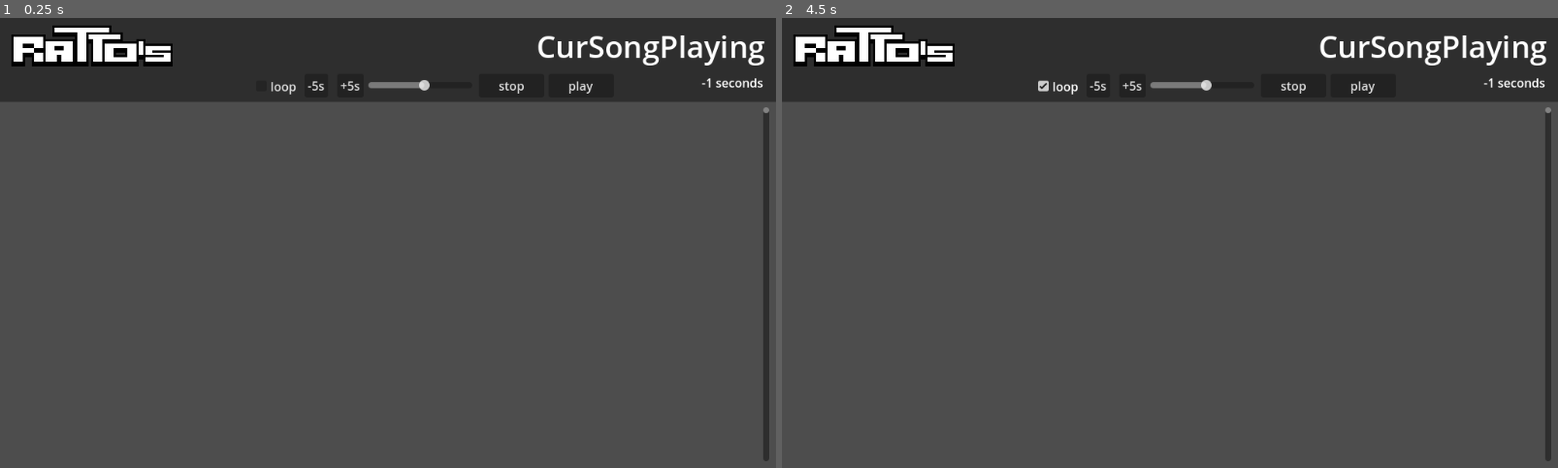
Above: before the commit, frames 1-2 (left to right).
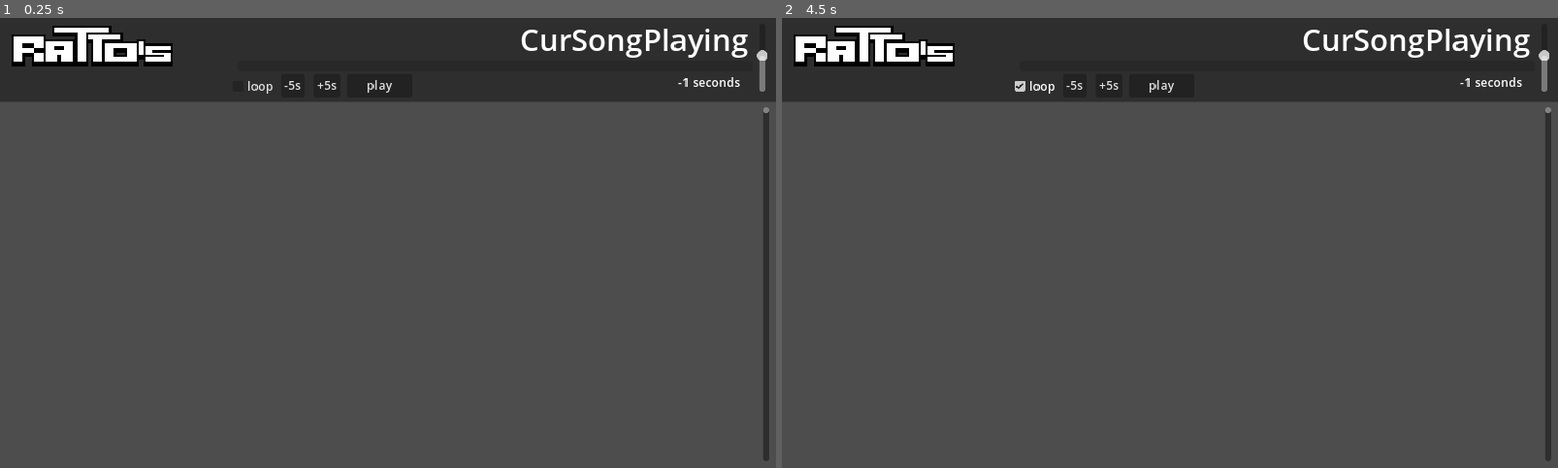
Above: after the commit, the same moments.

Repository: selar-owo/MouseTrap
Game: Godot game, scene res://scenes/main.tscn
The game is run twice, just before and just after one commit, with the same random seed, the same clock (stepped at 60 frames per second) and the same inputs. Sound files missing from this copy of the repository are replaced by a short silence.
Inputs (mouse positions are in pixels of both pictures, inside the frame that each line leads up to):
- Up to frame 1 (0.25 s): no input
- Up to frame 2 (4.5 s): click (1294, 85) at 0.5 s, where only the run before the commit has a clickable "stop"; click "play" at 1.25 s; click "play" at 2 s; click "+5s" at 2.75 s; click "-5s" at 3.5 s; click "loop" at 4.25 s

The runs differ from the first frame. In frame 1, 1.7% of the frame differs, in the area x 1-99%, y 2-18%; in frame 2, 1.7%.

Commit message:
this really is an unstable v0.1.0 moment
changed a bit of the ui and like also added progress bar and also changed the timer thing

Diff:
--- a/project.godot
+++ b/project.godot
@@ -18,11 +18,13 @@
 [autoload]
 
 FindSongs="*res://scripts/find_songs.gd"
+Globals="*res://scripts/Globals.gd"
 
 [display]
 
 window/size/viewport_width=1024
 window/size/viewport_height=600
+window/stretch/mode="canvas_items"
 
 [rendering]
 
--- a/scenes/main.tscn
+++ b/scenes/main.tscn
@@ -59,9 +59,9 @@
 anchors_preset = 1
 anchor_left = 1.0
 anchor_right = 1.0
-offset_left = -234.0
-offset_top = 108.0
-offset_right = -39.0
+offset_left = -265.0
+offset_top = 108.0
+offset_right = -70.0
 offset_bottom = 134.0
 grow_horizontal = 0
 text = "123s / 400s"
@@ -73,37 +73,39 @@
 anchors_preset = 1
 anchor_left = 1.0
 anchor_right = 1.0
-offset_left = -323.0
-offset_top = 108.0
-offset_right = -237.0
+offset_left = -589.0
+offset_top = 108.0
+offset_right = -503.0
+offset_bottom = 139.0
+grow_horizontal = 0
+focus_mode = 0
+text = "play"
+
+[node name="Stop" type="Button" parent="LilLine"]
+visible = false
+layout_mode = 1
+anchors_preset = 1
+anchor_left = 1.0
+anchor_right = 1.0
+offset_left = -589.0
+offset_top = 108.0
+offset_right = -503.0
+offset_bottom = 139.0
+grow_horizontal = 0
+focus_mode = 0
+text = "stop"
+
+[node name="Volume" type="VSlider" parent="LilLine"]
+layout_mode = 1
+anchors_preset = 1
+anchor_left = 1.0
+anchor_right = 1.0
+offset_left = -49.0
+offset_top = 42.0
+offset_right = -33.0
 offset_bottom = 133.0
 grow_horizontal = 0
 focus_mode = 0
-text = "play"
-
-[node name="Stop" type="Button" parent="LilLine"]
-layout_mode = 1
-anchors_preset = 1
-anchor_left = 1.0
-anchor_right = 1.0
-offset_left = -415.0
-offset_top = 108.0
-offset_right = -329.0
-offset_bottom = 139.0
-grow_horizontal = 0
-focus_mode = 0
-text = "stop"
-
-[node name="Volume" type="HSlider" parent="LilLine"]
-layout_mode = 1
-anchors_preset = 1
-anchor_left = 1.0
-anchor_right = 1.0
-offset_left = -561.0
-offset_top = 115.0
-offset_right = -424.0
-offset_bottom = 131.0
-grow_horizontal = 0
 min_value = -50.0
 max_value = 5.0
 value = -20.0
@@ -113,9 +115,9 @@
 anchors_preset = 1
 anchor_left = 1.0
 anchor_right = 1.0
-offset_left = -602.0
-offset_top = 108.0
-offset_right = -567.0
+offset_left = -633.0
+offset_top = 108.0
+offset_right = -598.0
 offset_bottom = 139.0
 grow_horizontal = 0
 focus_mode = 0
@@ -126,9 +128,9 @@
 anchors_preset = 1
 anchor_left = 1.0
 anchor_right = 1.0
-offset_left = -645.0
-offset_top = 108.0
-offset_right = -614.0
+offset_left = -676.0
+offset_top = 108.0
+offset_right = -645.0
 offset_bottom = 139.0
 grow_horizontal = 0
 focus_mode = 0
@@ -139,23 +141,32 @@
 anchors_preset = 1
 anchor_left = 1.0
 anchor_right = 1.0
-offset_left = -714.0
+offset_left = -745.0
 offset_top = 109.0
-offset_right = -652.0
+offset_right = -683.0
 offset_bottom = 140.0
 grow_horizontal = 0
 focus_mode = 0
 text = "loop"
 
+[node name="Progress" type="ProgressBar" parent="LilLine"]
+layout_mode = 0
+offset_left = 337.0
+offset_top = 91.0
+offset_right = 1695.0
+offset_bottom = 118.0
+scale = Vector2(0.5, 0.5)
+show_percentage = false
+
 [node name="CurSongPlaying" type="Label" parent="."]
 layout_mode = 1
 anchors_preset = 1
 anchor_left = 1.0
 anchor_right = 1.0
-offset_left = -775.0
-offset_top = 15.0
-offset_right = -15.0
-offset_bottom = 73.0
+offset_left = -796.0
+offset_top = 5.0
+offset_right = -36.0
+offset_bottom = 63.0
 grow_horizontal = 0
 text = "CurSongPlaying"
 label_settings = SubResource("LabelSettings_ecqaw")
@@ -176,14 +187,14 @@
 offset_top = 123.0
 offset_right = 1015.0
 offset_bottom = 591.0
-max_value = 1000.0
+max_value = 6000.0
 
 [node name="SongAudio" type="AudioStreamPlayer" parent="."]
 stream = ExtResource("4_sfbnh")
 bus = &"Songs"
 
-[connection signal="button_up" from="LilLine/Play" to="." method="_on_play_button_up"]
-[connection signal="button_up" from="LilLine/Stop" to="." method="_on_play_2_button_up"]
+[connection signal="button_down" from="LilLine/Play" to="." method="_on_play_button_down"]
+[connection signal="button_down" from="LilLine/Stop" to="." method="_on_stop_button_down"]
 [connection signal="value_changed" from="LilLine/Volume" to="." method="_on_volume_value_changed"]
 [connection signal="button_up" from="LilLine/PlusTen" to="." method="_on_plus_ten_button_up"]
 [connection signal="button_up" from="LilLine/MinusTen" to="." method="_on_minus_ten_button_up"]
--- /dev/null
+++ b/scripts/Globals.gd
@@ -0,0 +1,9 @@
+extends Node
+
+func seconds2hhmmss(total_seconds: float) -> String:
+	#total_seconds = 12345
+	var seconds:float = fmod(total_seconds , 60.0)
+	var minutes:int   =  int(total_seconds / 60.0) % 60
+	var hours:  int   =  int(total_seconds / 3600.0)
+	var hhmmss_string:String = "%02d:%02d:%05.2f" % [hours, minutes, seconds]
+	return hhmmss_string
--- a/scripts/main.gd
+++ b/scripts/main.gd
@@ -7,11 +7,14 @@
 @onready var duration_label = $LilLine/Duration
 @onready var volume = $LilLine/Volume
 @onready var loop = $LilLine/Loop
+@onready var play = $LilLine/Play
+@onready var stop = $LilLine/Stop
+@onready var progress = $LilLine/Progress
 var prev_scroll_value
 
 var all_songs:Array
 var song_selected
-var last_song_pos := 0
+var last_song_pos := 0.0
 
 func _ready():
 	prev_scroll_value = v_scroll_bar.value
@@ -22,9 +25,17 @@
 func _process(delta):
 	if song_selected != null:
 		if song_audio.playing:
-			duration_label.text = str(round(song_audio.get_playback_position()),"s/",round(song_audio.stream.get_length()),"s")
+			duration_label.text = str(Globals.seconds2hhmmss(song_audio.get_playback_position())," / ",Globals.seconds2hhmmss(song_audio.stream.get_length()))
 		else:
-			duration_label.text = str(round(last_song_pos),"s/",round(song_audio.stream.get_length()),"s")
+			duration_label.text = str(Globals.seconds2hhmmss(last_song_pos)," / ",Globals.seconds2hhmmss(song_audio.stream.get_length()))
+
+		play.visible = !song_audio.playing
+		stop.visible = song_audio.playing
+		progress.max_value = song_audio.stream.get_length()
+		if song_audio.playing:
+			progress.value = song_audio.get_playback_position()
+		elif !song_audio.playing:
+			progress.value = last_song_pos
 
 func change_song_selected(song):
 	if song != null:
@@ -47,7 +58,6 @@
 		var button := preload("res://scenes/song.tscn").instantiate()
 		button.song_name = FindSongs.load_cfg(i,"name")
 		button.id = FindSongs.load_cfg(i,"id")
-		button.song_length = FindSongs.load_cfg(i,"length")
 		button.song_path = FindSongs.load_cfg(i,"path")
 		songs.add_child(button)
 		button.position = Vector2(5,pos_y)
@@ -68,7 +78,6 @@
 			if FindSongs.load_cfg(file.get_file(),"id") == null:
 				FindSongs.save_cfg(file.get_file(),"id",randi_range(0,999999999999))
 				FindSongs.save_cfg(file.get_file(),"name",file)
-				FindSongs.save_cfg(file.get_file(),"length",-1.0)
 				FindSongs.save_cfg(file.get_file(),"path",str("user://songs/",file.get_file()))
 
 	dir.list_dir_end()
@@ -79,13 +88,6 @@
 func _on_v_scroll_bar_value_changed(value):
 	songs.position.y += prev_scroll_value - value
 	prev_scroll_value = value
-
-func _on_play_button_up():
-	song_audio.play(last_song_pos)
-
-func _on_play_2_button_up():
-	last_song_pos = song_audio.get_playback_position()
-	song_audio.stop()
 
 func _on_volume_value_changed(value):
 	AudioServer.set_bus_volume_db(AudioServer.get_bus_index("Songs"), value)
@@ -98,3 +100,10 @@
 
 func _on_loop_toggled(button_pressed):
 	song_audio.stream.loop = button_pressed
+
+func _on_stop_button_down():
+	last_song_pos = song_audio.get_playback_position()
+	song_audio.stop()
+
+func _on_play_button_down():
+	song_audio.play(last_song_pos)
Not shown, changed: export_presets.cfg
